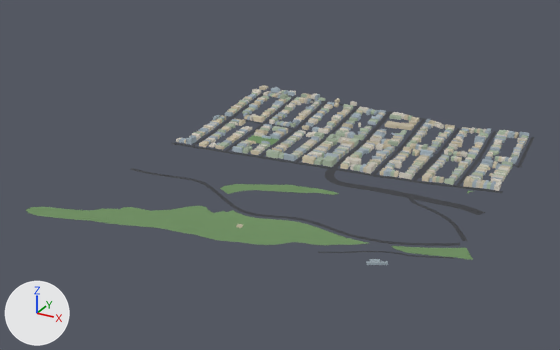
An edit to the glTF model public/tiles/tile_4_13.glb, drawn before and after from the same camera.
Both versions are drawn from a 50 mm camera at (-2859.0, -3413.0, 753.0) aimed at (-3639.0, -1996.0, 45.0). The axes (+X, +Y, +Z) are drawn at lower left. The lights are the same throughout. The first picture is the older version. Where no turn or scale is listed for an object, it has been applied to the vertices.

In view in the first picture: 'bld_4_13', 'grn_4_13', 'road_4_13'.
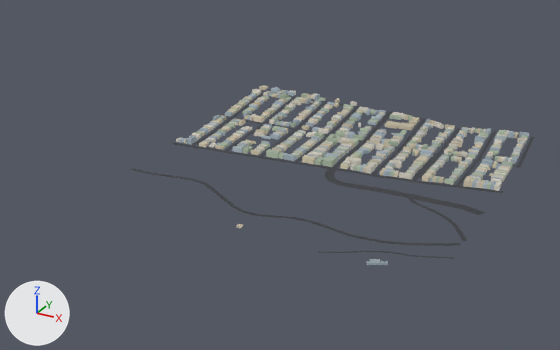
Where the change shows, as pixel boxes [x1, y1, x2, y2] in the pictures (560 x 350 px):
```json
{"object": "grn_4_13", "change": "deleted", "before": [26, 135, 473, 260]}
```

Edits to the scene script, one JSON object a line:
```json
{"op": "remove", "block": "ob_grn_4_13", "code": ["ob_grn_4_13 = bpy.data.objects.new('grn_4_13', me_grn_4_13)", "ob_grn_4_13.location = (-3574.0, -2113.0, 58.0)"]}
```
